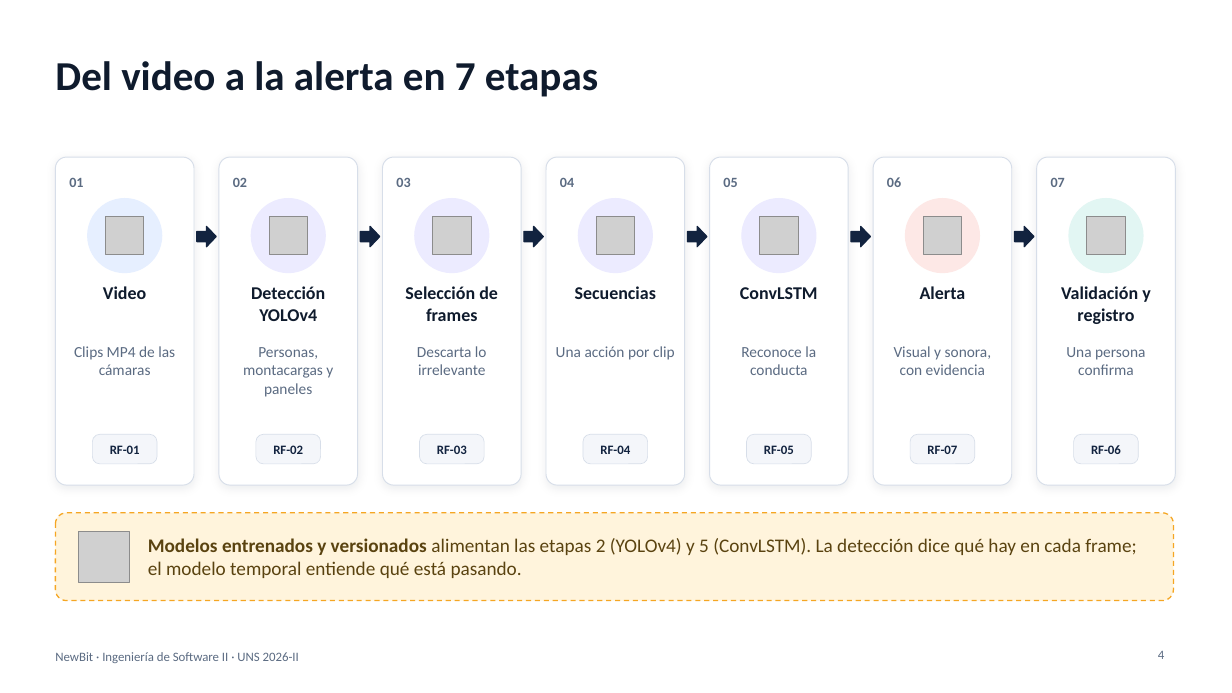
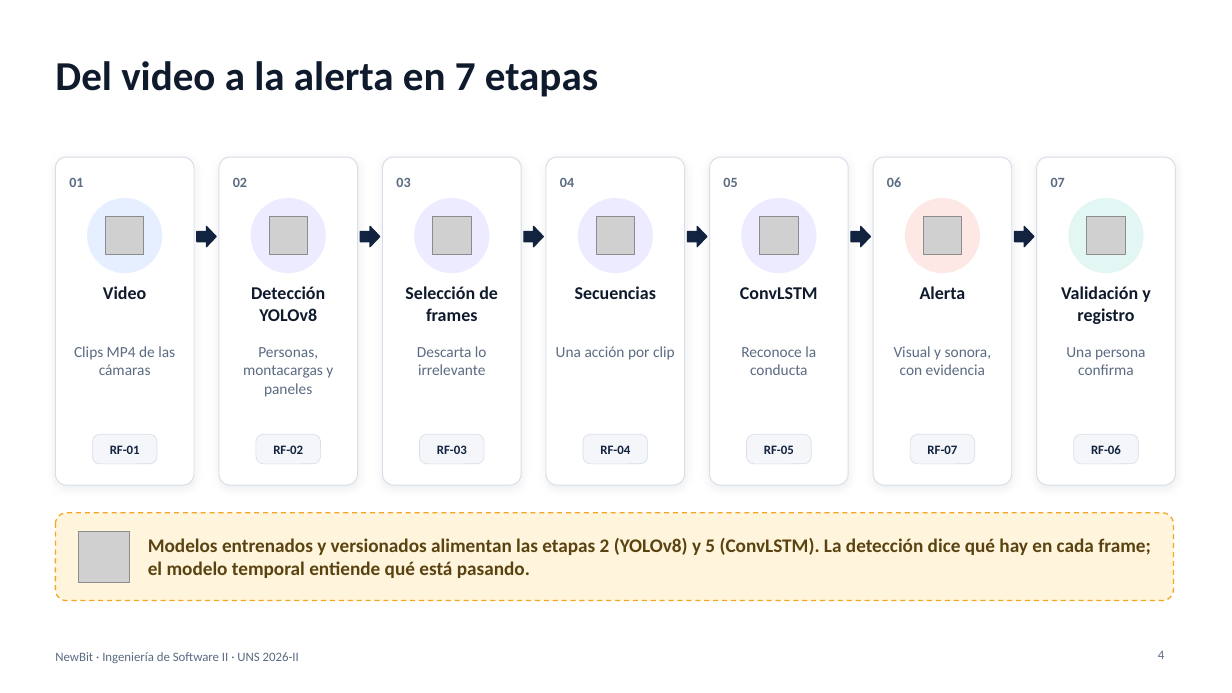
Before and after one commit to devmondoss/NewBit, a slide deck: slide 4 of curso/semana-03-roles-y-prototipos/nuestras-entregas/PPT_Presentacion_NewBit/PPT_Presentacion_NewBit.pptx. Drawn at 1232x693 pixels with LibreOffice and Linux fonts; fonts in the diff are those of the drawing; grey boxes stand for pictures. Boxes give left, top, right and bottom in pixels: in the first picture for what was removed or moved away, otherwise in the second. Text is boxed around its words. In the diff, an @@ line names an element or a change of style, - is before the commit and + after.

```diff
--- a/curso/semana-03-roles-y-prototipos/nuestras-entregas/PPT_Presentacion_NewBit/PPT_Presentacion_NewBit.pptx
+++ b/curso/semana-03-roles-y-prototipos/nuestras-entregas/PPT_Presentacion_NewBit/PPT_Presentacion_NewBit.pptx
@@ text at [251,286,325,321]: text changed @@
-Detección YOLOv4
+Detección YOLOv8
@@ text at [148,538,1151,578]: text changed; bold on @@
-Modelos entrenados y versionados alimentan las etapas 2 (YOLOv4) y 5 (ConvLSTM). La detección dice qué hay en cada frame; el modelo temporal entiende qué está pasando.
+Modelos entrenados y versionados alimentan las etapas 2 (YOLOv8) y 5 (ConvLSTM). La detección dice qué hay en cada frame; el modelo temporal entiende qué está pasando.
```
Also in this commit, not shown: 7 other slides changed, 7 other files.
